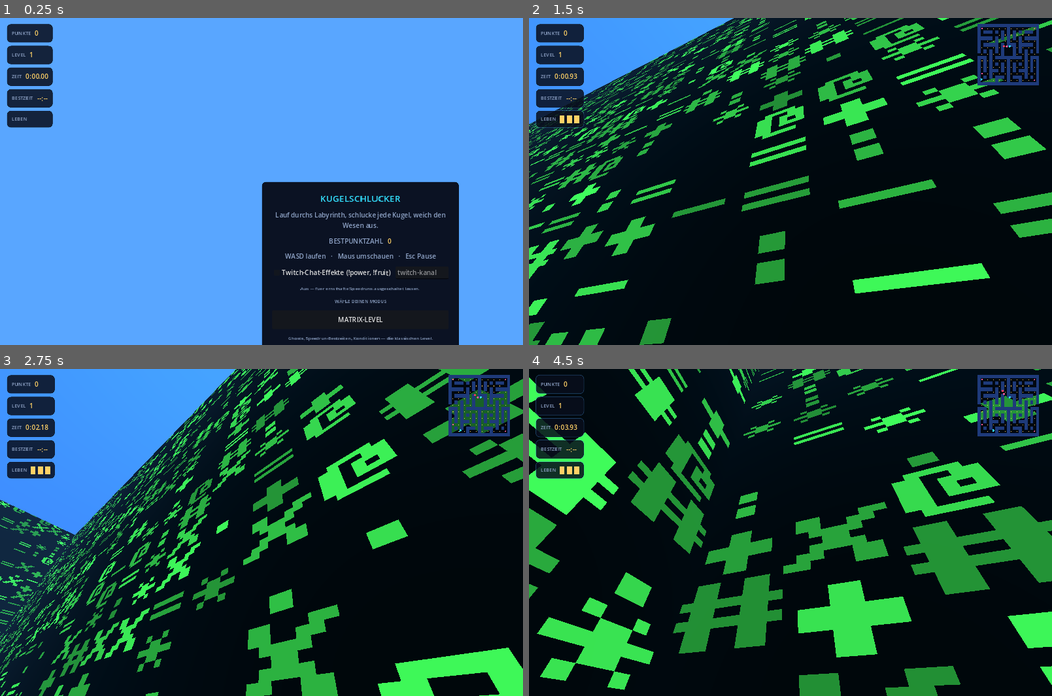
Above: before the commit, frames 1-4 (two rows, left to right).
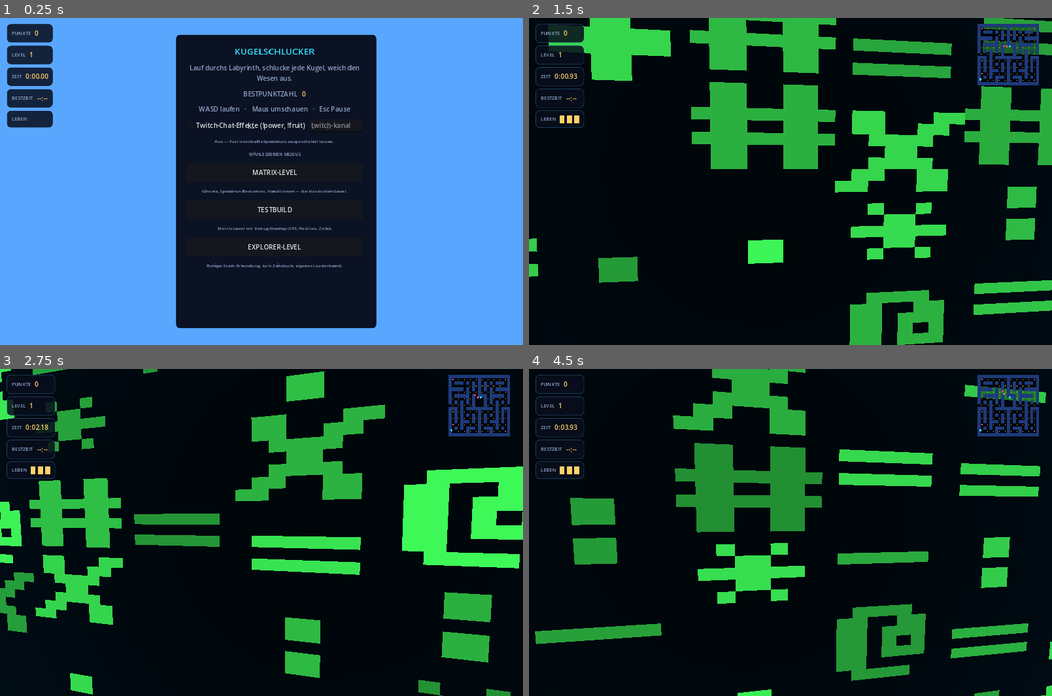
Above: after the commit, the same moments.

Repository: THXMEDIA/ZACman
Game: Godot game, scene res://scenes/Main.tscn
The game is run twice, just before and just after one commit, with the same random seed, the same clock (stepped at 60 frames per second) and the same inputs.
Inputs (mouse positions are in pixels of both pictures, inside the frame that each line leads up to):
- Up to frame 1 (0.25 s): no input
- Up to frame 2 (1.5 s): click "MATRIX-LEVEL" at 0.5 s; move the mouse to (816, 181) at 1.27 s; hold W (move_forward) from 1.28 s (still down)
- Up to frame 3 (2.75 s): keep holding W (move_forward); move the mouse to (235, 532) at 2.02 s
- Up to frame 4 (4.5 s): keep holding W (move_forward); move the mouse to (800, 525) at 2.77 s; move the mouse to (785, 539) at 3.52 s; move the mouse to (827, 535) at 4.27 s

The runs differ from the first frame. In frame 1, 35% of the frame differs, in the area x 33-88%, y 5-100%; in frame 2, 40%; in frame 3, 50%, in the area x 0-100%, y 0-100%; in frame 4, 41%.

Commit message:
Fix start screen: make it scroll instead of overflowing off-screen
The start panel had grown enough buttons/labels (Testbuild, Explorer-
Level, Twitch row, ...) that on a smaller window its lower buttons
(e.g. EXPLORER-LEVEL) could end up pushed past the bottom of the
screen with no way to reach them. hud.gd's _overlay_panel() now takes
a scrollable flag: the start panel anchors to a tall centered column
(5%-95% of the viewport height) and wraps its content in a
ScrollContainer, so every button stays reachable regardless of window
size. Other panels (pause/game-over/explorer-next) keep their
original shrink-centered layout.

Co-Authored-By: Claude Sonnet 5 <noreply@anthropic.com>
Claude-Session: https://claude.ai/code/session_011tjZ1NLn5DDVGrnKiwSiuH

Diff:
--- a/godot/scripts/hud.gd
+++ b/godot/scripts/hud.gd
@@ -231,8 +231,8 @@
 
 
 func _build_start_panel() -> void:
-	start_panel = _overlay_panel()
-	var box := start_panel.get_child(0)
+	start_panel = _overlay_panel(true)
+	var box := _panel_box(start_panel)
 	box.add_child(_title_label("KUGELSCHLUCKER"))
 	box.add_child(_subtitle_label("Lauf durchs Labyrinth, schlucke jede Kugel, weich den Wesen aus."))
 
@@ -449,10 +449,30 @@
 	levelclear_panel.add_child(levelclear_sub)
 
 
-func _overlay_panel() -> PanelContainer:
+## scrollable=true anchors the panel to a tall, centered column (5%-95% of
+## the viewport height) and wraps its content box in a ScrollContainer,
+## instead of shrink-centering the panel to its content's natural size. The
+## start panel needs this: it has picked up enough buttons/labels over time
+## (Testbuild, Explorer-Level, Twitch row, ...) that on a smaller window it
+## no longer reliably fits — the lower buttons could end up pushed off
+## screen with nothing to scroll them into view. Other panels stay on the
+## original shrink-centered behavior, which still looks right for them.
+## Use _panel_box() to get the actual content box back, since its position
+## in the tree differs between the two modes.
+func _overlay_panel(scrollable: bool = false) -> PanelContainer:
 	var root := PanelContainer.new()
-	root.set_anchors_preset(Control.PRESET_CENTER)
 	root.custom_minimum_size = Vector2(420, 0)
+	if scrollable:
+		root.anchor_left = 0.5
+		root.anchor_right = 0.5
+		root.anchor_top = 0.05
+		root.anchor_bottom = 0.95
+		root.offset_left = -210
+		root.offset_right = 210
+		root.offset_top = 0
+		root.offset_bottom = 0
+	else:
+		root.set_anchors_preset(Control.PRESET_CENTER)
 	var sb := _panel_style()
 	sb.set_content_margin_all(26)
 	sb.bg_color = Color(0.035, 0.055, 0.11, 0.97)
@@ -461,8 +481,25 @@
 	var box := VBoxContainer.new()
 	box.add_theme_constant_override("separation", 14)
 	box.alignment = BoxContainer.ALIGNMENT_CENTER
-	root.add_child(box)
+	if scrollable:
+		var scroll := ScrollContainer.new()
+		scroll.horizontal_scroll_mode = ScrollContainer.SCROLL_MODE_DISABLED
+		scroll.vertical_scroll_mode = ScrollContainer.SCROLL_MODE_AUTO
+		root.add_child(scroll)
+		scroll.add_child(box)
+	else:
+		root.add_child(box)
 	return root
+
+
+## Returns the content VBoxContainer for a panel built by _overlay_panel(),
+## whether or not it's the scrollable variant (where the box sits one level
+## deeper, inside a ScrollContainer).
+func _panel_box(panel: PanelContainer) -> VBoxContainer:
+	var child: Node = panel.get_child(0)
+	if child is VBoxContainer:
+		return child
+	return child.get_child(0)
 
 
 func show_only(panel: Control) -> void:
Not shown, changed: README.md
